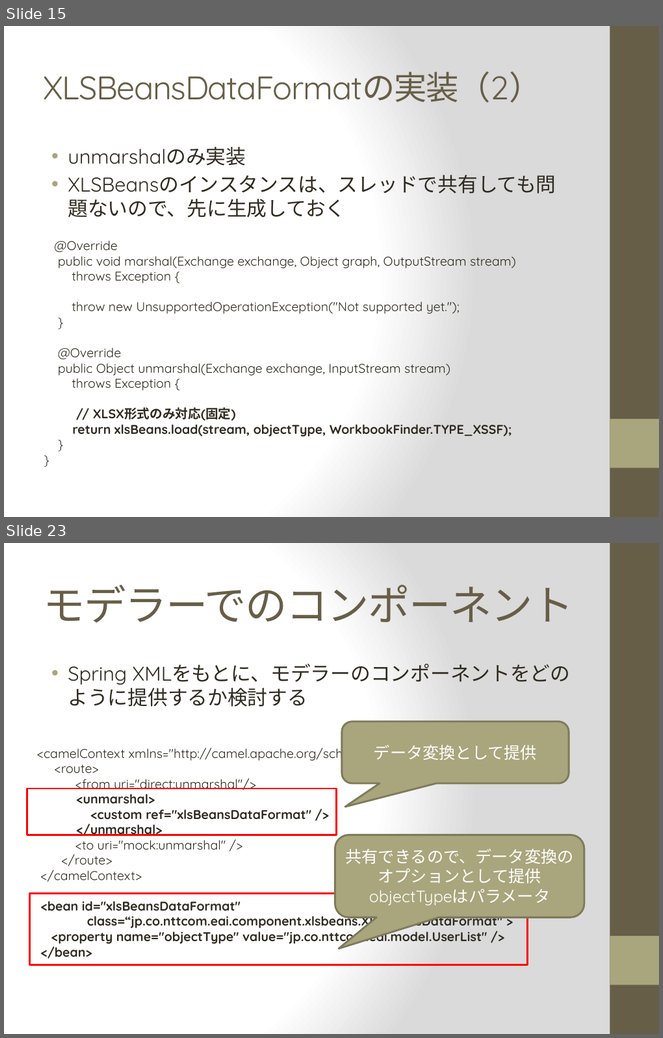
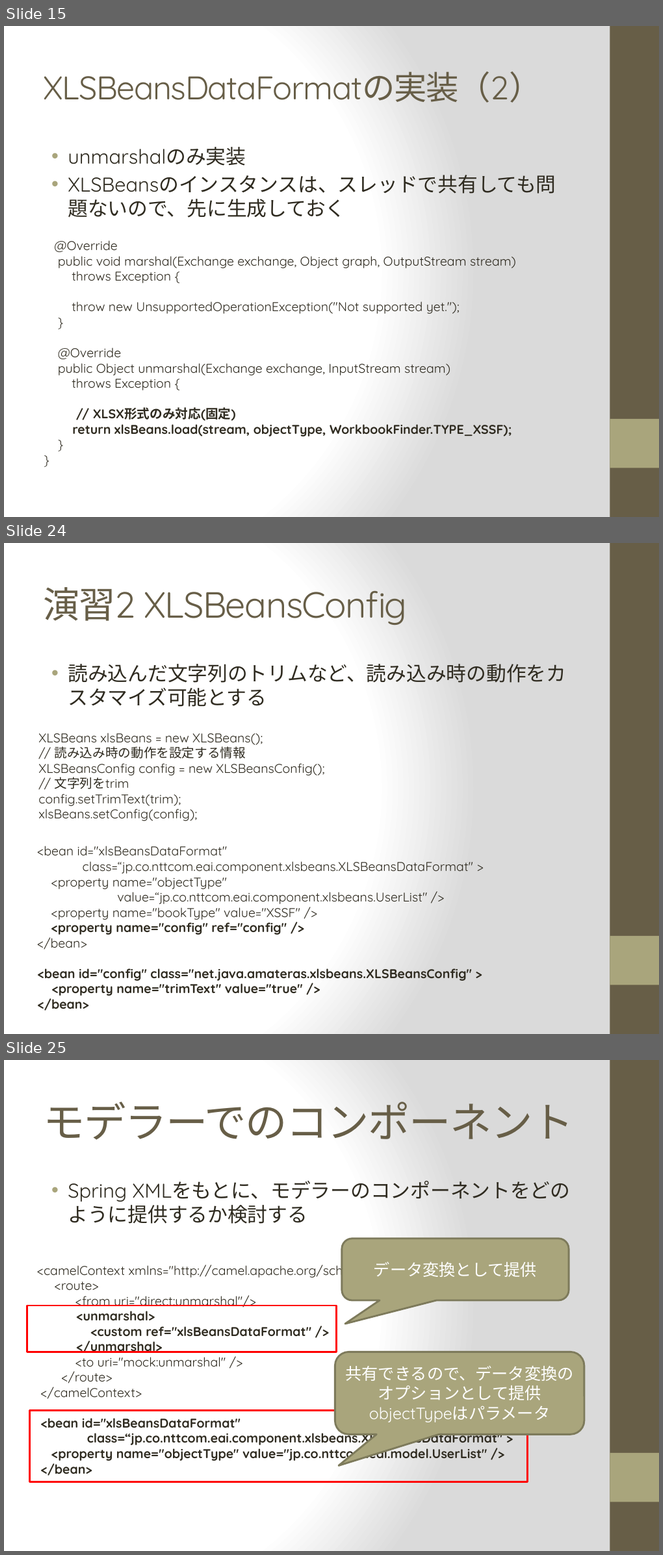
Before and after one commit to 15921050052/camel-xlsbeans, a slide deck: doc/Data Format Component.pptx. Shown one above the other, each under a label of ours: slides 15 and 23 before the commit, slides 15, 24 and 25 after it; the slides between them are not shown. The pictures are 663x1038 and 663x1555 pixels, drawn with LibreOffice and Linux fonts; fonts in the diff are those of the drawing. Boxes give left, top, right and bottom in pixels: in the first picture for what was removed or moved away, otherwise in the second. Text is boxed around its words. In the diff, an @@ line names an element or a change of style, - is before the commit and + after.

Commit message:
演習を追加

```diff
--- a/doc/Data Format Component.pptx
+++ b/doc/Data Format Component.pptx
@@ slide 24 added at [4,543,659,1034], background gradient #FFFFFF to #DADADA; not listed: 2 template elements that a slide beside it also shows @@
@@ title added at [43,587,407,626], 40 pt, text #675E47 @@
+演習2 XLSBeansConfig
@@ text added at [68,664,566,707], 22 pt, text #2F2B20 @@
+• 読み込んだ文字列のトリムなど、読み込み時の動作をカスタマイズ可能とする
@@ text added at [38,733,324,821], 14 pt, text #2F2B20 @@
+XLSBeans xlsBeans = new XLSBeans();
+// 読み込み時の動作を設定する情報
+XLSBeansConfig config = new XLSBeansConfig();
+// 文字列をtrim
+config.setTrimText(trim);
+xlsBeans.setConfig(config);
@@ text added at [37,846,473,1011], 14 pt, text #2F2B20 @@
+<bean id="xlsBeansDataFormat"
+class=“jp.co.nttcom.eai.component.xlsbeans.XLSBeansDataFormat" >
+<property name="objectType"
+value=“jp.co.nttcom.eai.component.xlsbeans.UserList" />
+<property name="bookType" value="XSSF" />
+<property name="config" ref="config" />
+</bean>
+<bean id="config" class="net.java.amateras.xlsbeans.XLSBeansConfig" >
+<property name="trimText" value="true" />
+</bean>
@@ what was slide 23 is now slide 25 @@
```
Also in this commit, not shown: 18 slides changed, 1 other slide added.
